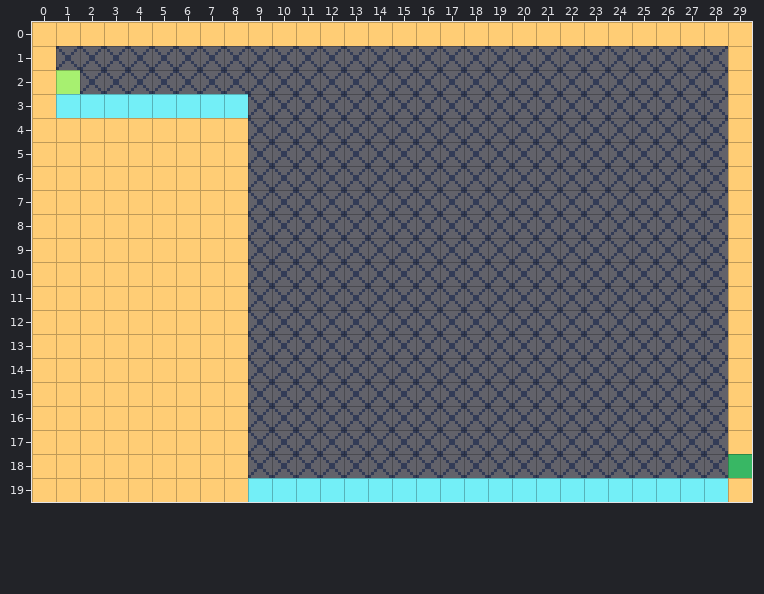
Two versions of a level (Tiled map, ebiten/assets/maps/level0.tmx). Above, as it was before the edit.
Cells are 8x8 px. Shown: x 0..29, y 0..19.
Now the later version:
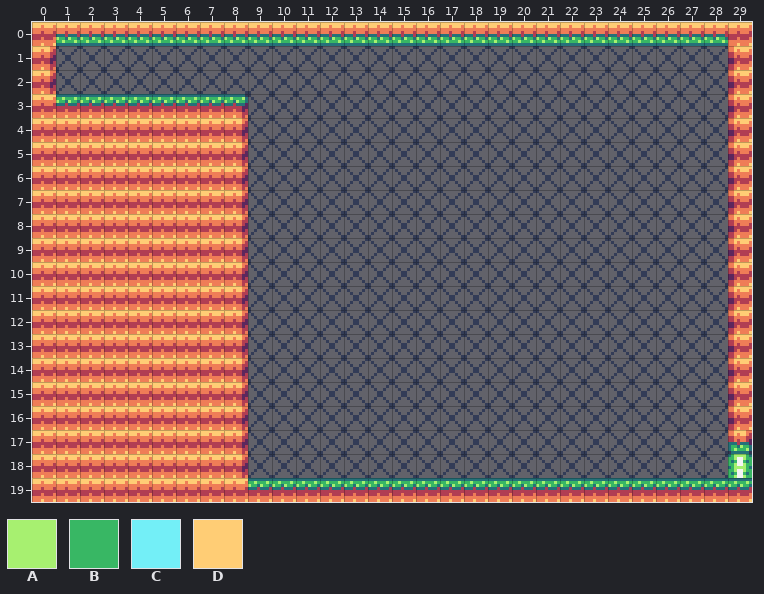
Key: from "world": A 3, B 4, C 5, D 6.
_ is an empty cell.
Tiles replaced or removed in this view: A, B, C, D.
From old to new:
Changed rows in their new state; . is an unchanged cell.
Layer "Kachelebene 2" (now hidden):
first column x 0:
 0 ______________________________
 1 _............................_
 2 __..........................._
 3 _________...................._
 4 _________...................._
 5 _________...................._
 6 _________...................._
 7 _________...................._
 8 _________...................._
 9 _________...................._
10 _________...................._
11 _________...................._
12 _________...................._
13 _________...................._
14 _________...................._
15 _________...................._
16 _________...................._
17 _________...................._
18 _________...................._
19 ______________________________
Boxes around the changes in both pictures, in picture pixels (x1, y1, x2, y2):
removed: (32, 25, 752, 502)
